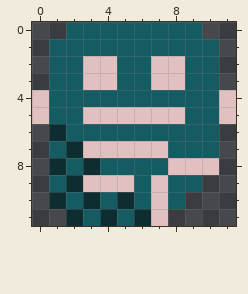
Pixel-art sprite, stored at 12px/dist/docdroid.png. Above, as it was before the edit.
The file is 12x12 pixels.
New version:
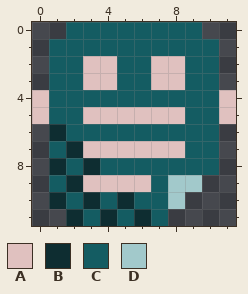
Palette (. is transparent): A #e0c1bf  B #0e2d31  C #145c62  D #a2c9cb
Message: fix(12px): dist docdroid detail visibility
What changed:
@@ x 4..11 @@
  6 CCCCCCC.
- 7 AAAACCC.
- 8 CCCCAAA.
- 9 AACACC..
-10 CBCAC...
-11 BCBA....
+ 7 AAAAACC.
+ 8 CCCCCCC.
+ 9 AAACDD..
+10 CBCCD...
+11 BCBC....
